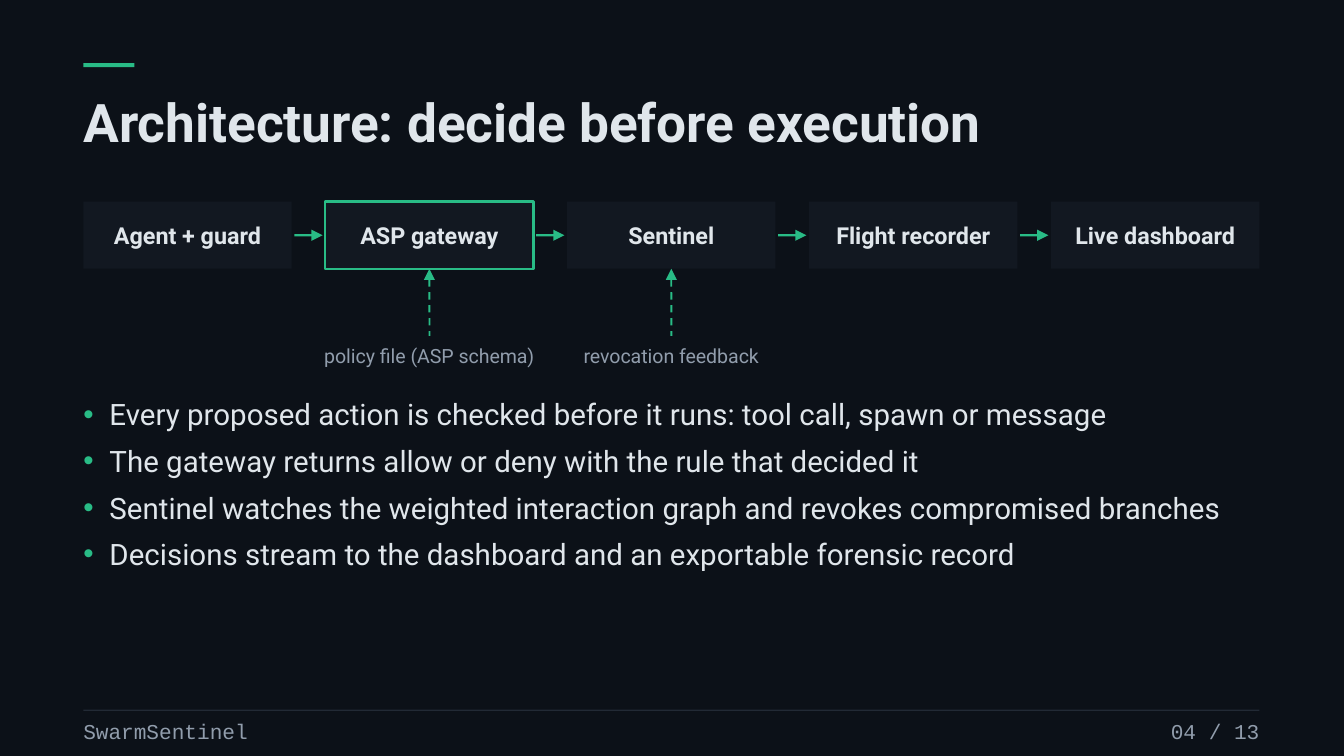
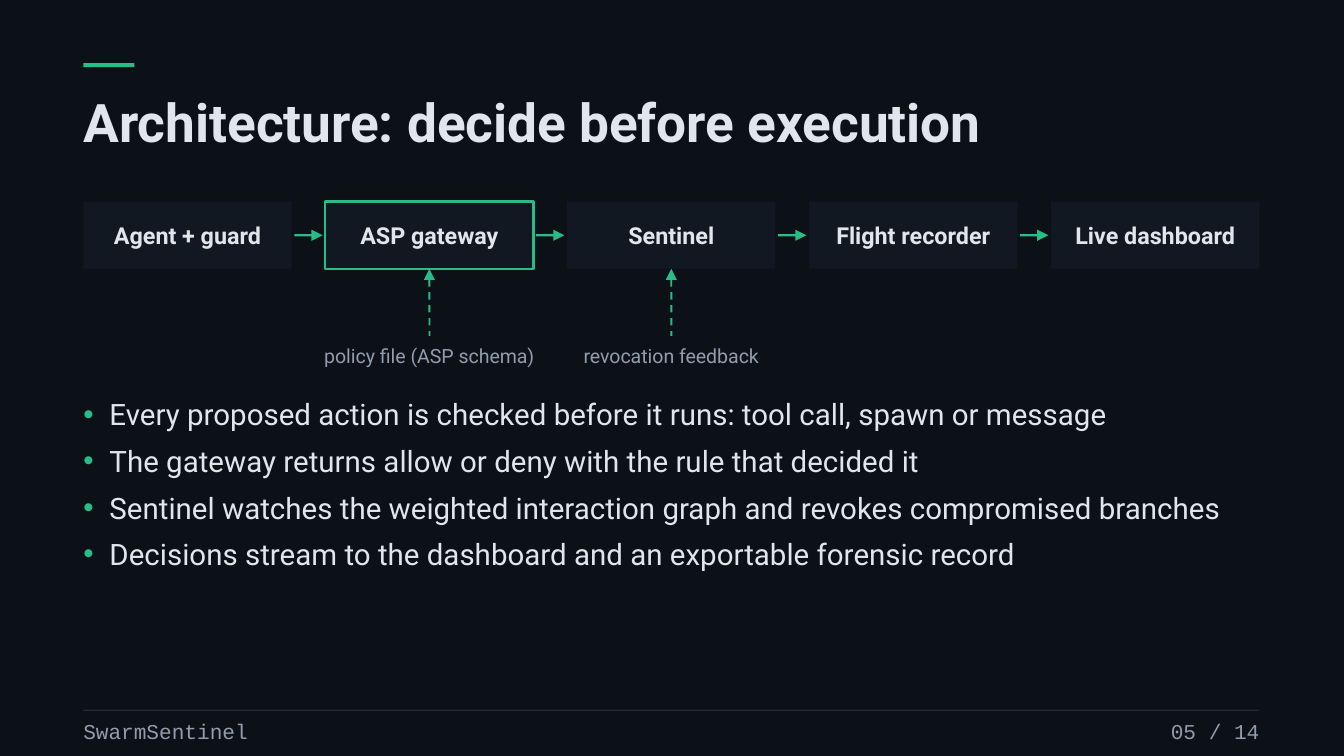
Before and after one commit to prasad-m-k/swarmsentinel, a slide deck: slide 5 of docs/source-materials/SwarmSentinel-v3---Live-Containment.pptx (slide 4 before the commit). Drawn at 1344x756 pixels with LibreOffice and Linux fonts; fonts in the diff are those of the drawing. Boxes give left, top, right and bottom in pixels: in the first picture for what was removed or moved away, otherwise in the second. Text is boxed around its words. In the diff, an @@ line names an element or a change of style, - is before the commit and + after.

```diff
--- a/docs/source-materials/SwarmSentinel-v3---Live-Containment.pptx
+++ b/docs/source-materials/SwarmSentinel-v3---Live-Containment.pptx
@@ text at bbox=[1171, 725, 1259, 739]: text changed @@
-04 / 13
+05 / 14
```
Also in this commit, not shown: 12 other slides changed, 1 slide added, 3 other files.
